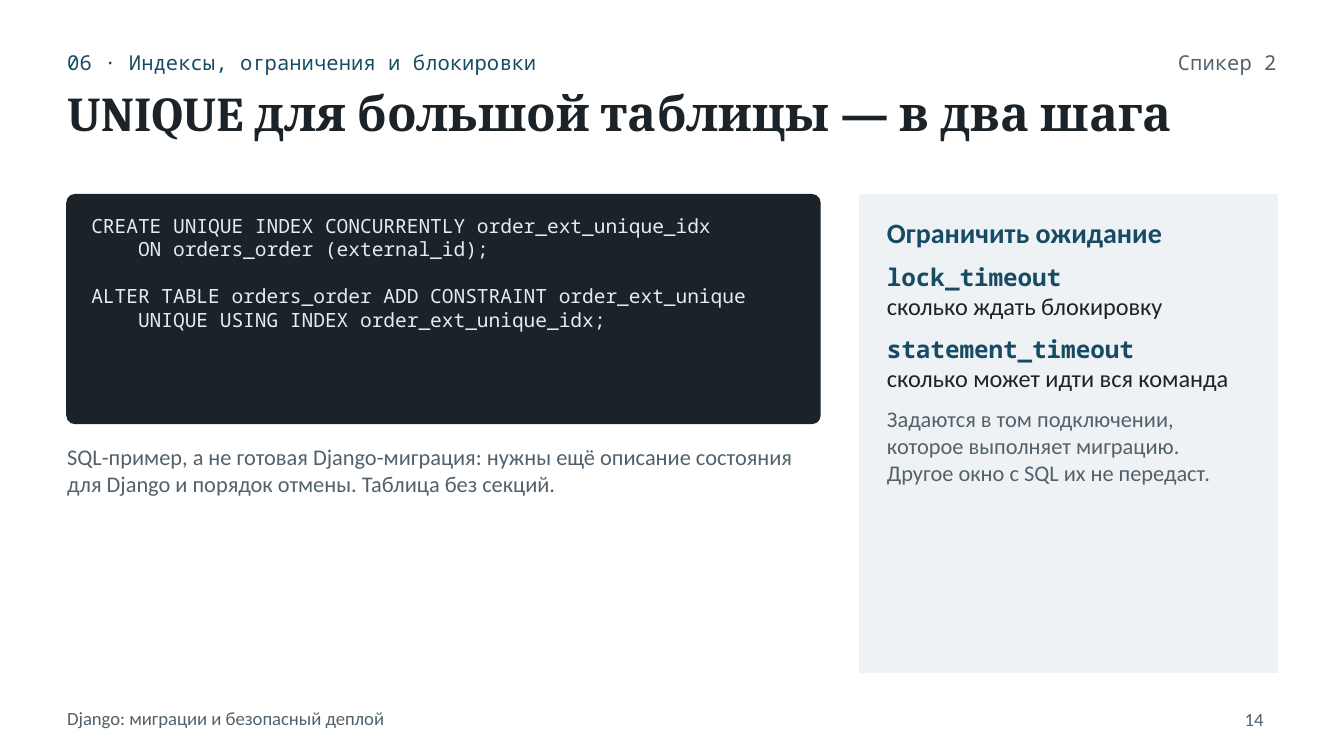
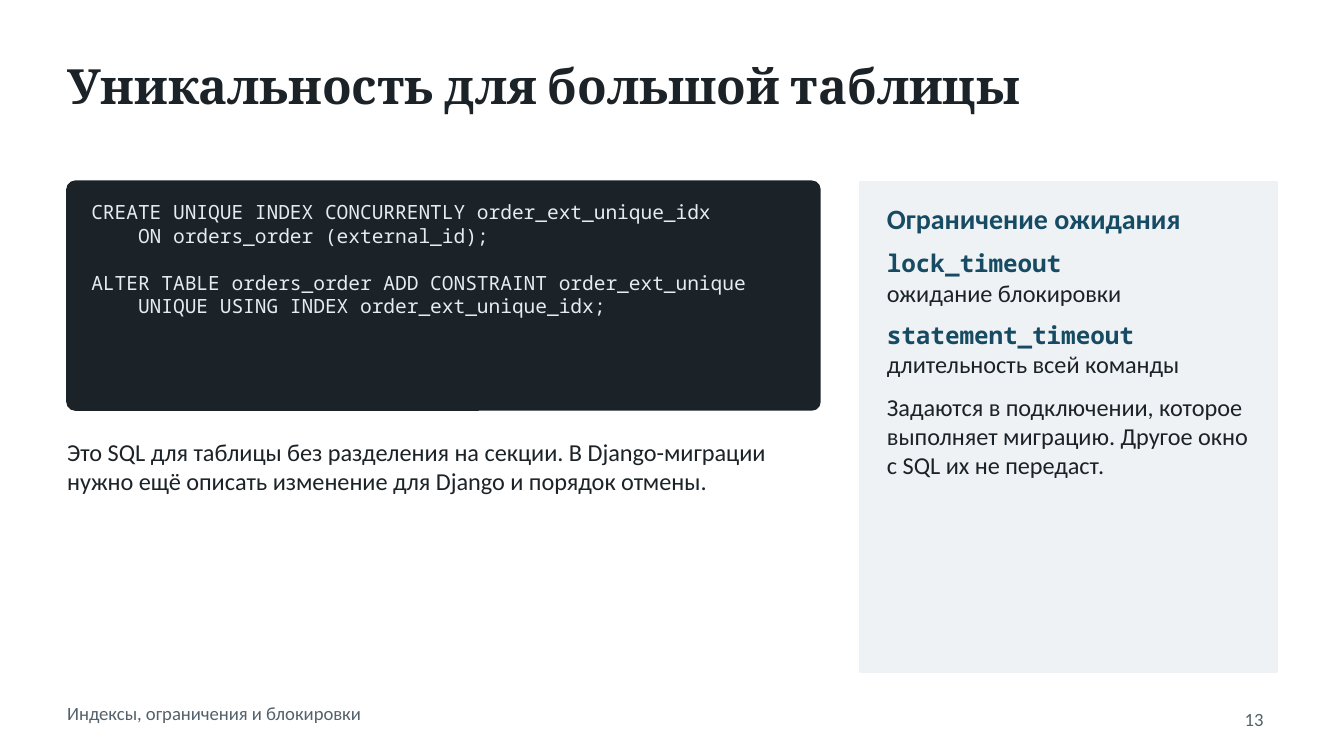
Before and after one commit to Aalerti/django-migrations-report, a slide deck: slide 13 of django_migrations_presentation.pptx (slide 14 before the commit). Drawn at 1344x756 pixels with LibreOffice and Linux fonts; fonts in the diff are those of the drawing. Boxes give left, top, right and bottom in pixels: in the first picture for what was removed or moved away, otherwise in the second. Text is boxed around its words. In the diff, an @@ line names an element or a change of style, - is before the commit and + after.

```diff
--- a/django_migrations_presentation.pptx
+++ b/django_migrations_presentation.pptx
@@ text removed at (x1=1178, y1=55, x2=1276, y2=75) @@
-Спикер 2
@@ title at (x1=67, y1=66, x2=1020, y2=115): text changed @@
-UNIQUE для большой таблицы — в два шага
+Уникальность для большой таблицы
@@ rounded rectangle moved from (x1=67, y1=195, x2=820, y2=423) to (x1=67, y1=181, x2=820, y2=410) @@
@@ text "CREATE UNIQUE INDEX CONCURRENTLY order_ext_unique_idx" moved from (x1=91, y1=218, x2=746, y2=332) to (x1=91, y1=204, x2=746, y2=318) @@
@@ rectangle resized from (x1=860, y1=195, x2=1277, y2=672) to (x1=860, y1=181, x2=1277, y2=672) @@
@@ text at (x1=887, y1=210, x2=1180, y2=234): text changed @@
-Ограничить ожидание
+Ограничение ожидания
@@ text "lock_timeout" moved from (x1=887, y1=267, x2=1228, y2=485) to (x1=887, y1=253, x2=1248, y2=478) @@
@@ text at (x1=887, y1=285, x2=1121, y2=306): text changed @@
-сколько ждать блокировку
+ожидание блокировки
@@ text at (x1=887, y1=356, x2=1248, y2=478): text changed; size 12 to 13 pt; text colour #52616B to #1B2328 @@
-сколько может идти вся команда
-Задаются в том подключении, которое выполняет миграцию. Другое окно с SQL их не передаст.
+длительность всей команды
+Задаются в подключении, которое выполняет миграцию. Другое окно с SQL их не передаст.
@@ text at (x1=67, y1=444, x2=766, y2=494): text changed; size 12 to 13 pt; text colour #52616B to #1B2328 @@
-SQL-пример, а не готовая Django-миграция: нужны ещё описание состояния для Django и порядок отмены. Таблица без секций.
+Это SQL для таблицы без разделения на секции. В Django-миграции нужно ещё описать изменение для Django и порядок отмены.
@@ text at (x1=67, y1=707, x2=361, y2=723): text changed; size 11 to 10 pt; font Noto Sans Mono to Calibri; text colour #164B63 to #52616B @@
-06 · Индексы, ограничения и блокировки
+Индексы, ограничения и блокировки
@@ text "Индексы, ограничения и блокировки" at (x1=67, y1=707, x2=361, y2=723): vertical alignment middle to top @@
@@ text removed at (x1=67, y1=712, x2=385, y2=728) @@
-Django: миграции и безопасный деплой
@@ page number at (x1=1245, y1=714, x2=1264, y2=726): text changed @@
-14
+13
```
Also in this commit, not shown: 17 other slides changed, 2 slides added, 3 slides removed, 1 other file.
